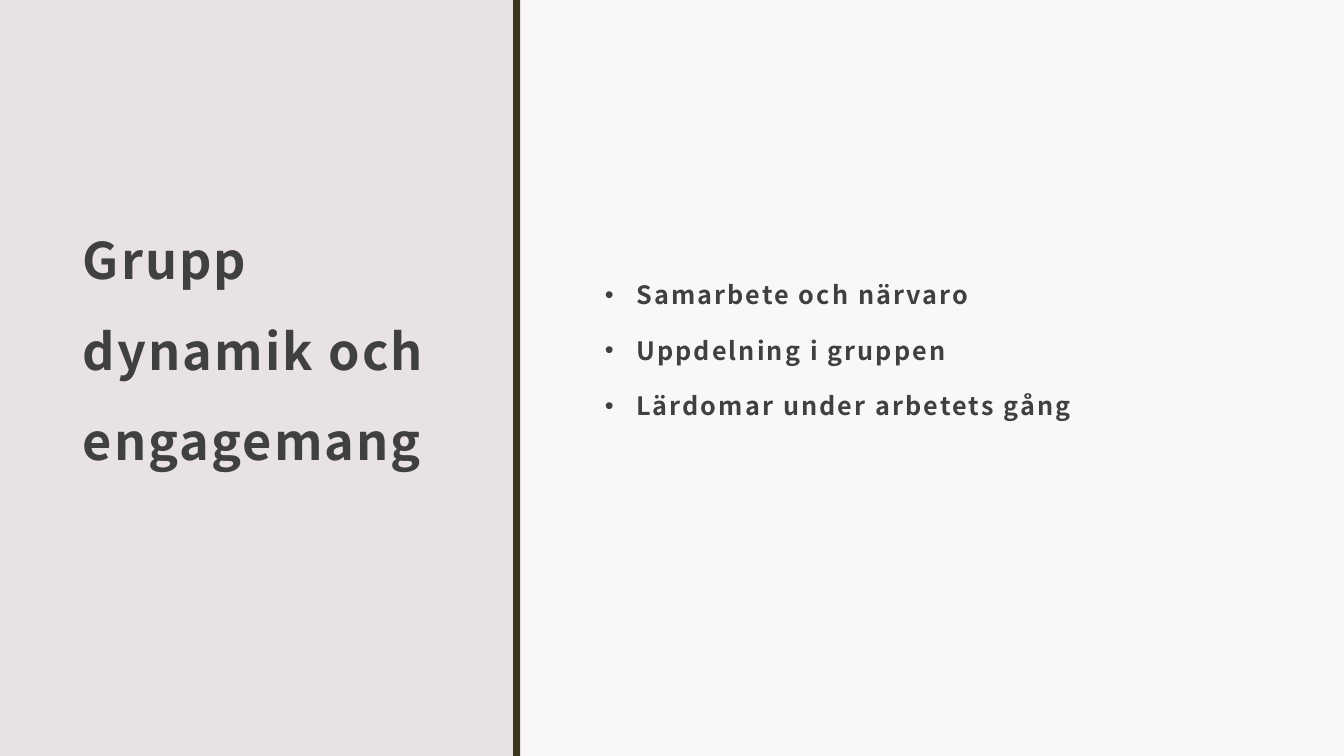
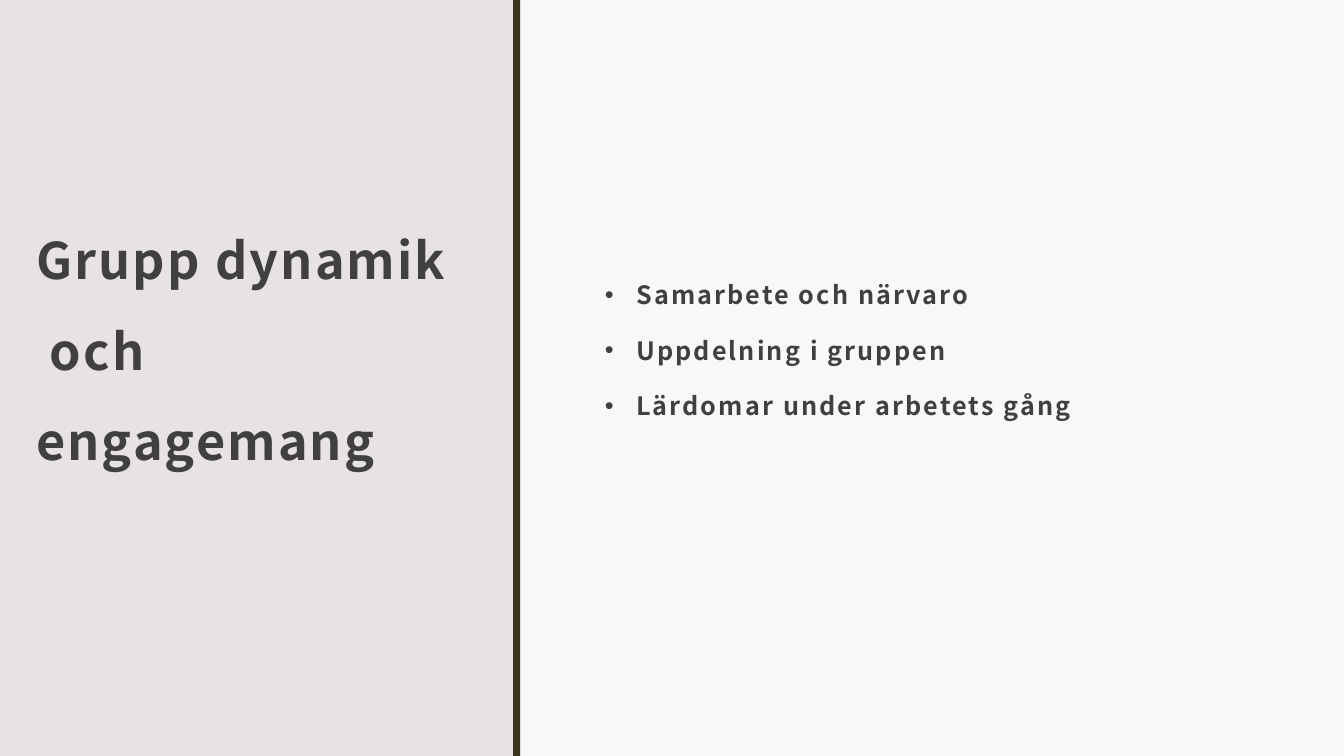
Before and after one commit to OPA20-teamwork/Smart-note-FRONTEND---BACKEND, a slide deck: slide 3 of Grupp 7 powerpoint.pptx. Drawn at 1344x756 pixels with LibreOffice and Linux fonts; fonts in the diff are those of the drawing. Boxes give left, top, right and bottom in pixels: in the first picture for what was removed or moved away, otherwise in the second. Text is boxed around its words. In the diff, an @@ line names an element or a change of style, - is before the commit and + after.

```diff
--- a/Grupp 7 powerpoint.pptx
+++ b/Grupp 7 powerpoint.pptx
@@ title "Grupp dynamik och engagemang" rewrapped from <box>83,241,423,472</box> to <box>36,238,445,472</box> @@
```
Also in this commit, not shown: 4 other slides changed, 1 slide removed, 14 other files.
